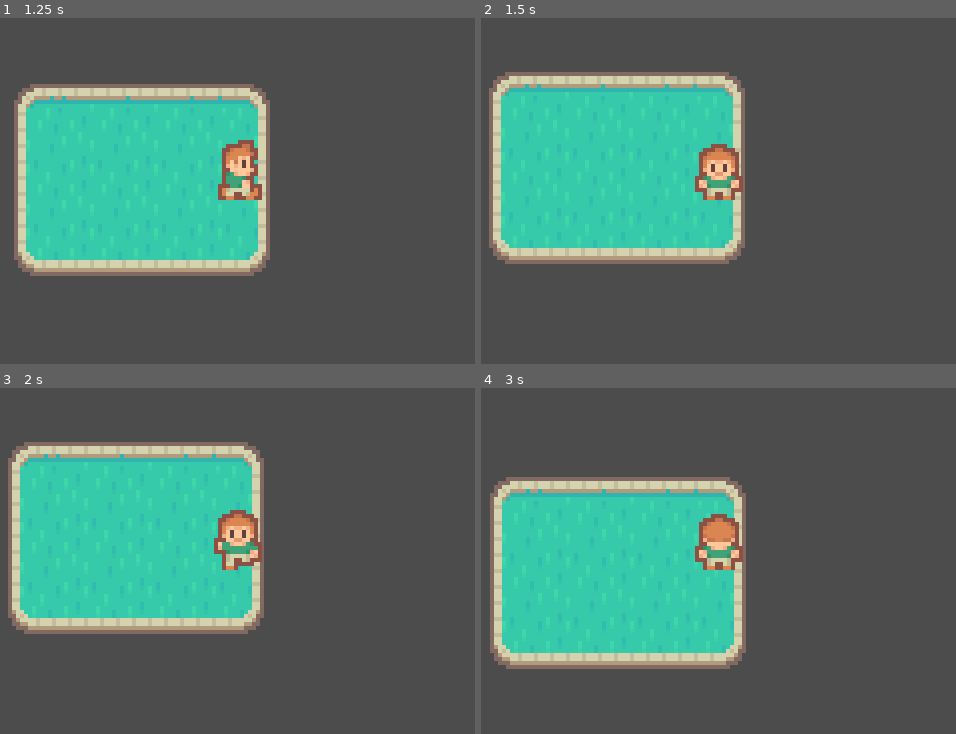
Above: before the commit, frames 1-4 (two rows, left to right).
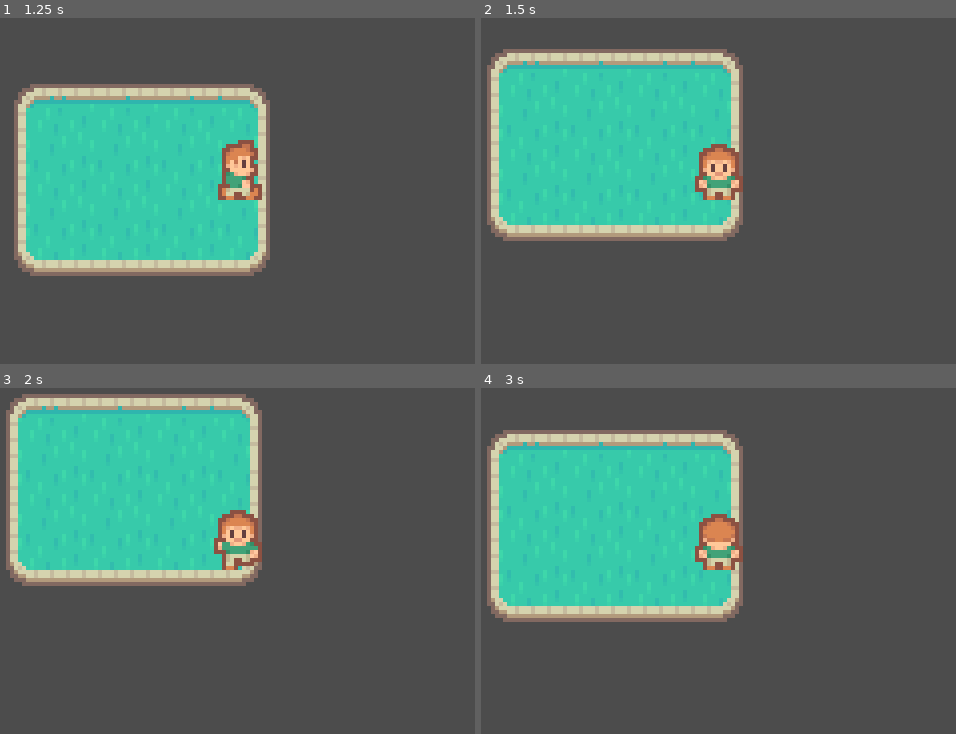
Above: after the commit, the same moments.

Repository: Bloodyaugust/farming-td
Game: Godot game, scene res://scenes/test.tscn
Same seed, same stepped clock (60 frames per second), same inputs: the game is played once before the commit and once after it.
Inputs:
- Up to frame 1 (1.25 s): tap Enter at 0.5 s; hold Right (ui_right) from 0.53 s (still down)
- Up to frame 2 (1.5 s): release Right (ui_right) at 1.28 s; hold Down (ui_down) from 1.28 s (still down)
- Up to frame 3 (2 s): keep holding Down (ui_down)
- Up to frame 4 (3 s): release Down (ui_down) at 2.03 s; hold Right (ui_right) 2.03-2.78 s; hold Up (ui_up) from 2.78 s (still down)

Frame 1 is identical in both runs. In frame 2, 13% of the frame differs, in the area x 1-56%, y 8-72%; in frame 3, 20%; in frame 4, 21%, in the area x 1-56%, y 12-82%.

Commit message:
Remove move action, and re-work player state changes

Diff:
--- a/lib/redux/action_types.gd
+++ b/lib/redux/action_types.gd
@@ -2,6 +2,5 @@
 
 const GAME_SET_START_TIME = 'GAME_SET_START_TIME'
 
-const PLAYER_MOVE = 'PLAYER_MOVE'
 const PLAYER_SET_HEALTH = 'PLAYER_SET_HEALTH'
 const PLAYER_SET_STATE = 'PLAYER_SET_STATE'
--- a/lib/redux/actions.gd
+++ b/lib/redux/actions.gd
@@ -19,9 +19,3 @@
     'type': types.PLAYER_SET_STATE,
     'state': state
   }
-
-func player_move(vector):
-  return {
-    'type': types.PLAYER_MOVE,
-    'vector': vector
-  }
--- a/lib/redux/main.gd
+++ b/lib/redux/main.gd
@@ -13,8 +13,6 @@
   ])
   store.dispatch(actions.game_set_start_time(OS.get_unix_time()))
   store.dispatch(actions.player_set_health(100))
-  store.dispatch(actions.player_move(Vector2(135, 340)))
 
 func _on_store_changed(name, state):
-#  print (store.state())
-  pass
+  print (store.state())
--- a/lib/redux/reducers.gd
+++ b/lib/redux/reducers.gd
@@ -11,11 +11,6 @@
   return state
 
 func player(state, action):
-  if action['type'] == action_types.PLAYER_MOVE:
-    var next_state = store.shallow_copy(state)
-    next_state['position_x'] = action['vector'].x
-    next_state['position_y'] = action['vector'].y
-    return next_state
   if action['type'] == action_types.PLAYER_SET_HEALTH:
     var next_state = store.shallow_copy(state)
     next_state['health'] = action['health']
--- a/scenes/test.tscn
+++ b/scenes/test.tscn
@@ -45,7 +45,7 @@
 } ]
 
 [sub_resource type="RectangleShape2D" id=2]
-extents = Vector2( 3.14941, 7.0145 )
+extents = Vector2( 3.14941, 2.26794 )
 
 [node name="Node2D" type="Node2D"]
 script = ExtResource( 1 )
@@ -67,7 +67,7 @@
 playing = true
 
 [node name="CollisionShape2D" type="CollisionShape2D" parent="KinematicBody2D"]
-position = Vector2( 0, 1 )
+position = Vector2( -0.2146, 5.77975 )
 shape = SubResource( 2 )
 
 [node name="Camera2D" type="Camera2D" parent="KinematicBody2D"]
--- a/scripts/character-movement.gd
+++ b/scripts/character-movement.gd
@@ -11,30 +11,36 @@
 
 
 func _process(delta):
-  var s_state = store.state()
-  var s_position_state = Vector2(s_state['player']['position_x'], s_state['player']['position_y'])
-
-  state = 0
+  var state_set = false
 
   if Input.is_action_pressed("ui_up"):
     state = 1
     move_direction = "north"
+    state_set = true
   if Input.is_action_pressed("ui_right"):
     state = 1
     move_direction = "east"
+    state_set = true
   if Input.is_action_pressed("ui_down"):
     state = 1
     move_direction = "south"
+    state_set = true
   if Input.is_action_pressed("ui_left"):
     state = 1
     move_direction = "west"
+    state_set = true
+
+  if state_set == false && state != 0:
+    state = 0
+    state_set = true
 
   if state != 0:
     animator.play("walk-" + move_direction)
   else:
     animator.play("idle")
 
-  store.dispatch(actions.player_set_state(state))
+  if state_set:
+    store.dispatch(actions.player_set_state(state))
 
 func _physics_process(delta):
   if state == 1:
@@ -50,8 +56,6 @@
       _:
         continue
 
-    store.dispatch(actions.player_move(position))
-
 func _ready():
   animator = get_node("AnimatedSprite")
 
--- a/tilesets/grass_tiles.tres
+++ b/tilesets/grass_tiles.tres
@@ -3,28 +3,28 @@
 [ext_resource path="res://sprites/tilemaps/Tilemap/tilemap_packed.png" type="Texture" id=1]
 
 [sub_resource type="ConvexPolygonShape2D" id=1]
-points = PoolVector2Array( 0, 0, 16, 0, 16, 3.86256, 0, 3.72797 )
+points = PoolVector2Array( 0, 0, 16, 0, 16, 4, 0, 4 )
 
 [sub_resource type="ConvexPolygonShape2D" id=2]
-points = PoolVector2Array( 0, 16, 0.36327, 3.86256, 4.26632, 0, 16, 0, 16, 3.72797, 3.45879, 3.72797, 3.32421, 16 )
+points = PoolVector2Array( 0, 16, 0, 4, 4, 0, 16, 0, 16, 4, 3, 4, 3, 16 )
 
 [sub_resource type="ConvexPolygonShape2D" id=3]
-points = PoolVector2Array( 0, 0, 14.7961, 1.57456, 16, 16, 12.7773, 16, 11.9698, 4.13174, 0, 3.45879 )
+points = PoolVector2Array( 0, 0, 15, 2, 16, 16, 13, 16, 13, 4, 0, 4 )
 
 [sub_resource type="ConvexPolygonShape2D" id=4]
-points = PoolVector2Array( 0, 0, 3.32421, 0, 3.18962, 16, 0, 16 )
+points = PoolVector2Array( 0, 0, 3, 0, 3, 16, 0, 16 )
 
 [sub_resource type="ConvexPolygonShape2D" id=5]
-points = PoolVector2Array( 0, 0, 3.18962, 0, 3.05503, 9.53367, 4.80467, 11.4179, 16, 11.5525, 16, 16, 2.38209, 14.2443, 0, 10.8796 )
+points = PoolVector2Array( 0, 0, 3, 0, 3, 9, 3, 12, 16, 12, 16, 16, 2, 14, 0, 11 )
 
 [sub_resource type="ConvexPolygonShape2D" id=6]
-points = PoolVector2Array( 0, 12.0908, 16, 12.2254, 16, 16, 0, 16 )
+points = PoolVector2Array( 0, 12, 16, 12, 16, 16, 0, 16 )
 
 [sub_resource type="ConvexPolygonShape2D" id=7]
-points = PoolVector2Array( 12.7773, 0, 16, 0, 16, 16, 12.9119, 16 )
+points = PoolVector2Array( 13, 0, 16, 0, 16, 16, 13, 16 )
 
 [sub_resource type="ConvexPolygonShape2D" id=8]
-points = PoolVector2Array( 12.5081, 0, 15.8728, 0, 14.7961, 12.2254, 12.9119, 14.5134, 0, 16, 0, 11.8217, 10.7585, 11.9563, 12.6427, 9.66827 )
+points = PoolVector2Array( 13, 0, 16, 0, 15, 12, 13, 15, 0, 16, 0, 12, 8, 12, 13, 12 )
 
 [resource]
 0/name = "tilemap_packed.png 0"
